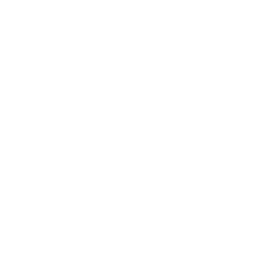
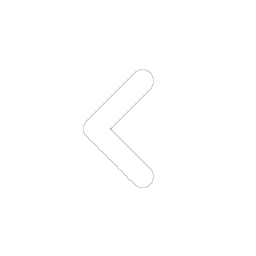
Layered file, before and after one edit (256×256). Changes by layer:
moved "go-back-2-256" above "Слой 0", painted on it over <box>83,69,154,188</box>
hid "Слой 0" over <box>83,69,154,188</box>
